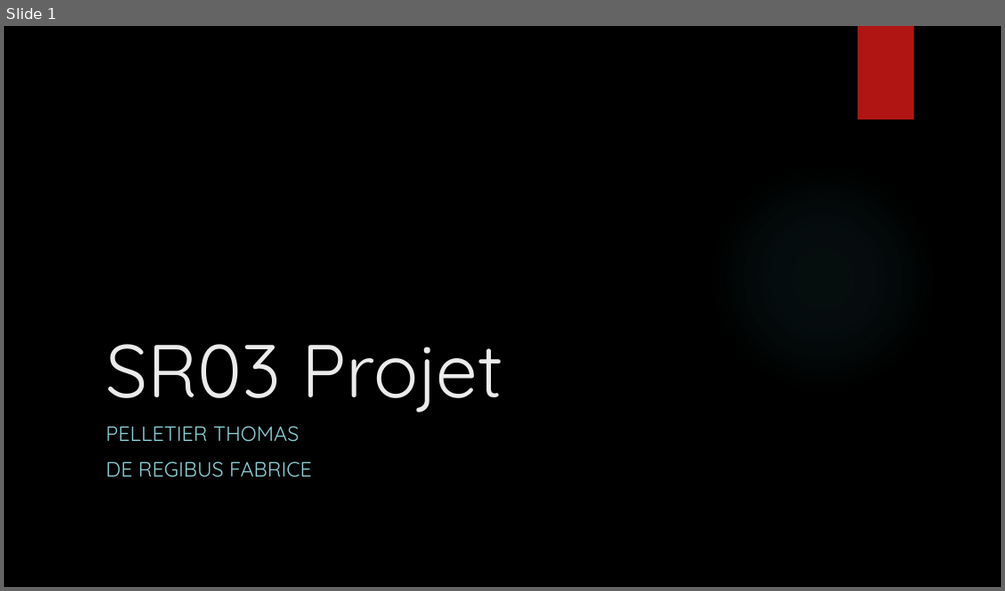
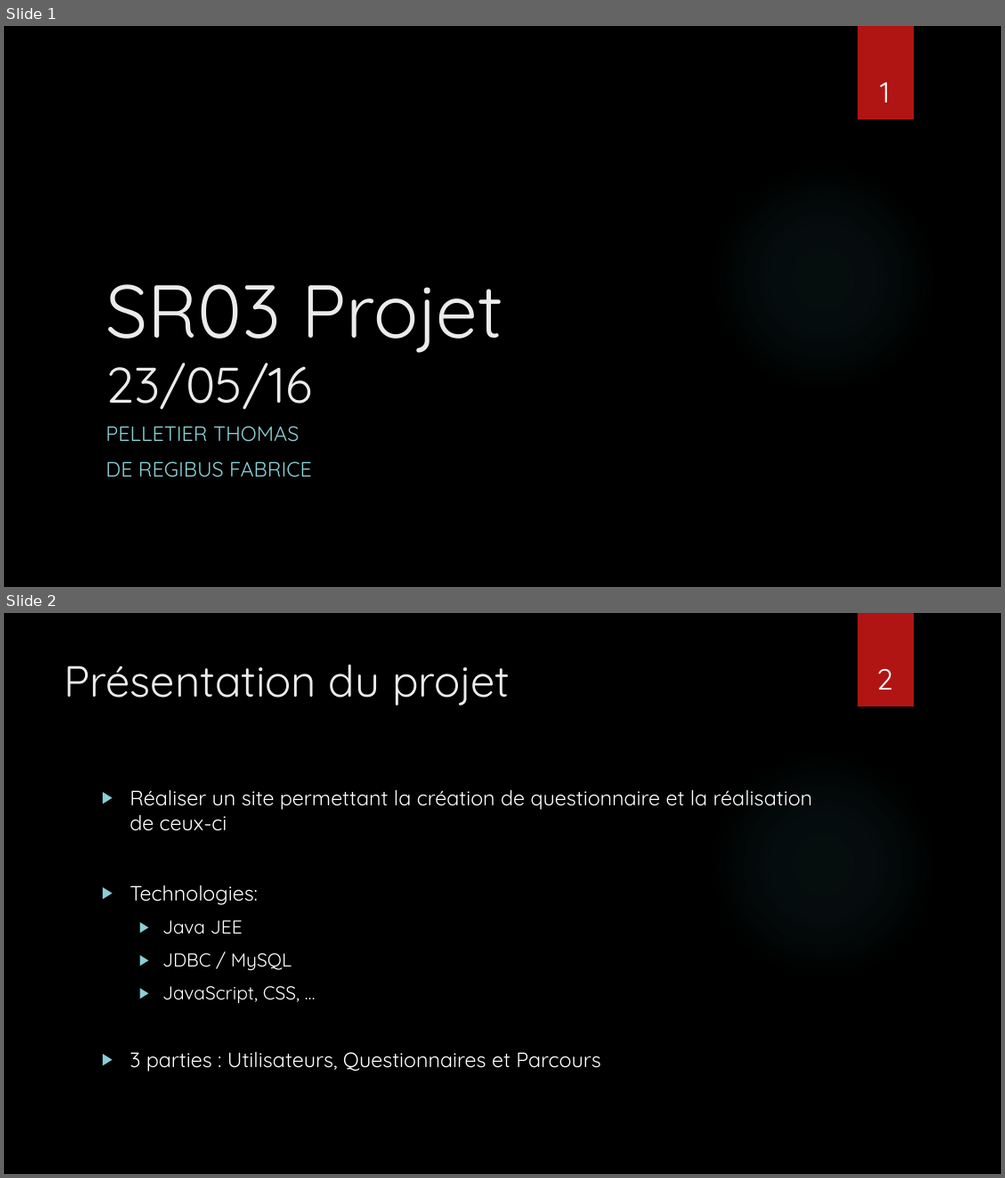
Before and after one commit to ChaKiG/SR03, a slide deck: Projet_stagiaire/ressources/SR03 Projet.pptx. Shown one above the other, each under a label of ours: slide 1 before the commit, slides 1 and 2 after it. The pictures are 1005x591 and 1005x1178 pixels, drawn with LibreOffice and Linux fonts; fonts in the diff are those of the drawing; background and template pictures are left out. Boxes give left, top, right and bottom in pixels: in the first picture for what was removed or moved away, otherwise in the second. Text is boxed around its words. In the diff, an @@ line names an element or a change of style, - is before the commit and + after.

```diff
--- a/Projet_stagiaire/ressources/SR03 Projet.pptx
+++ b/Projet_stagiaire/ressources/SR03 Projet.pptx
@@ slide 2 added at bbox=[4, 613, 1001, 1174], background picture (left out); not listed: 2 template elements that a slide beside it also shows @@
@@ title added at bbox=[65, 664, 510, 706], 42 pt, text #EBEBEB @@
+Présentation du projet
@@ page number added at bbox=[876, 668, 893, 690], 28 pt, text #FFFFFF @@
+2
@@ text added at bbox=[129, 789, 813, 1071], 20 pt, text #FFFFFF @@
+▶ Réaliser un site permettant la création de questionnaire et la réalisation de ceux-ci
+▶ Technologies:
+  ▶ Java JEE
+  ▶ JDBC / MySQL
+  ▶ JavaScript, CSS, …
+▶ 3 parties : Utilisateurs, Questionnaires et Parcours
@@ slide 1 changed as well @@
@@ page number added at bbox=[880, 82, 890, 103], 28 pt, text #FFFFFF @@
+1
@@ title at bbox=[105, 284, 503, 410]: text changed @@
-SR03 Projet
+SR03 Projet
+23/05/16
```
Also in this commit, not shown: 3 other slides changed, 1 other slide added.
